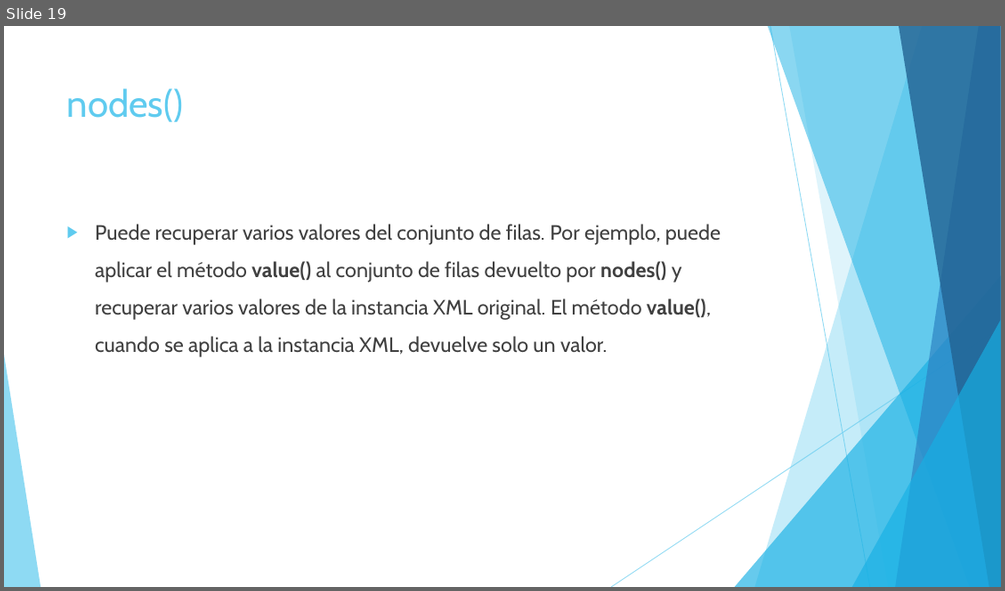
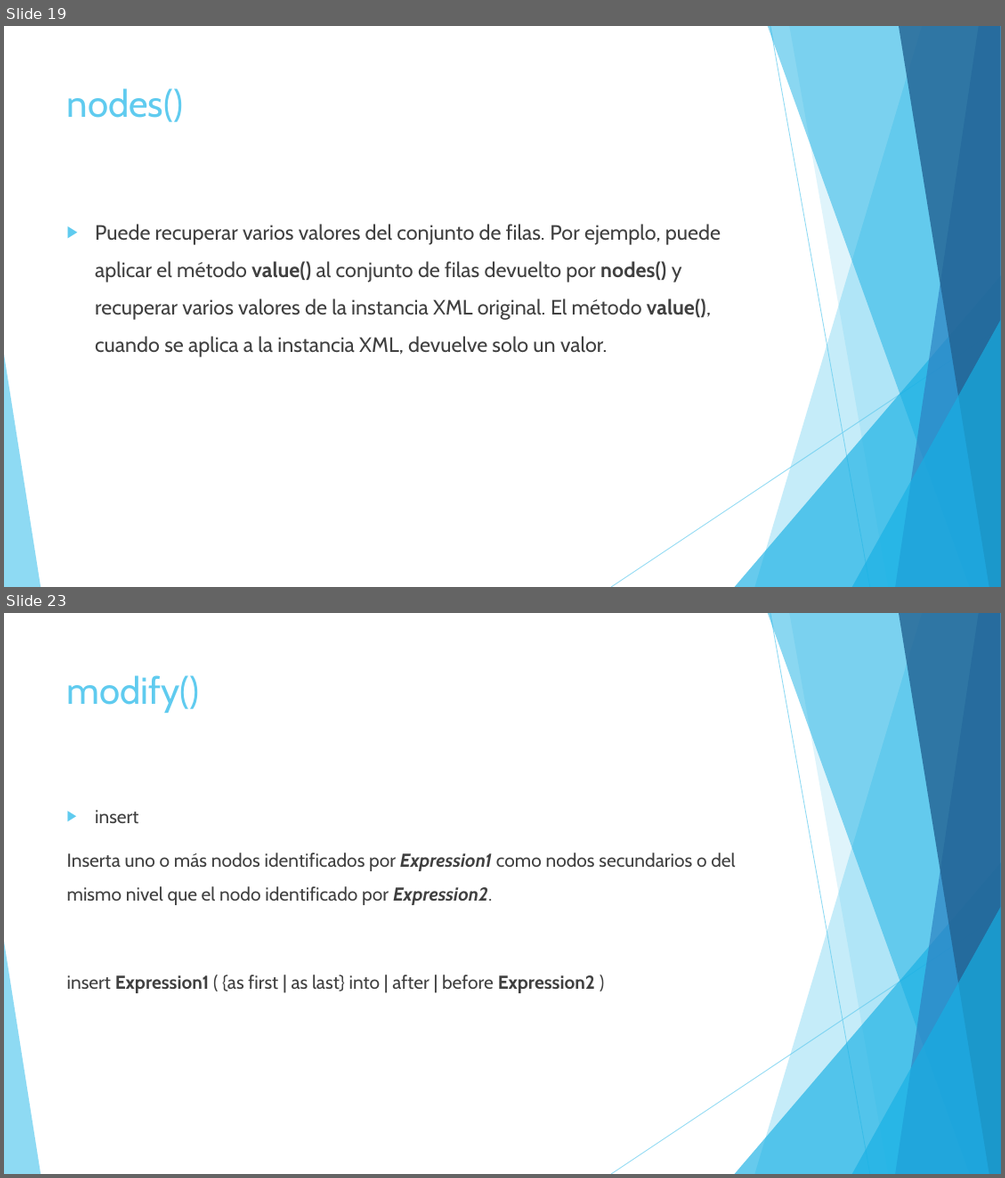
Before and after one commit to l2andy/KnockoutExample, a slide deck: Ponencias/Manejo de XML con SQL Server.pptx. Shown one above the other, each under a label of ours: slide 19 before the commit, slides 19 and 23 after it; the slides between them are not shown. The pictures are 1005x591 and 1005x1178 pixels, drawn with LibreOffice and Linux fonts; fonts in the diff are those of the drawing. Boxes give left, top, right and bottom in pixels: in the first picture for what was removed or moved away, otherwise in the second. Text is boxed around its words. In the diff, an @@ line names an element or a change of style, - is before the commit and + after.

```diff
--- a/Ponencias/Manejo de XML con SQL Server.pptx
+++ b/Ponencias/Manejo de XML con SQL Server.pptx
@@ slide 23 added at (4, 613, 1001, 1174), background #FFFFFF; not listed: 10 template elements that a slide beside it also shows @@
@@ title added at (67, 675, 200, 713), 36 pt, text #5FCBEF @@
+modify()
@@ text added at (67, 810, 735, 993), 18 pt, text #404040 @@
+▶ insert
+Inserta uno o más nodos identificados por Expression1 como nodos secundarios o del mismo nivel que el nodo identificado por Expression2.
+insert Expression1 ( {as first | as last} into | after | before Expression2 )
```
Also in this commit, not shown: 2 slides changed, 9 other slides added, 1 slide removed, 1 other file.
